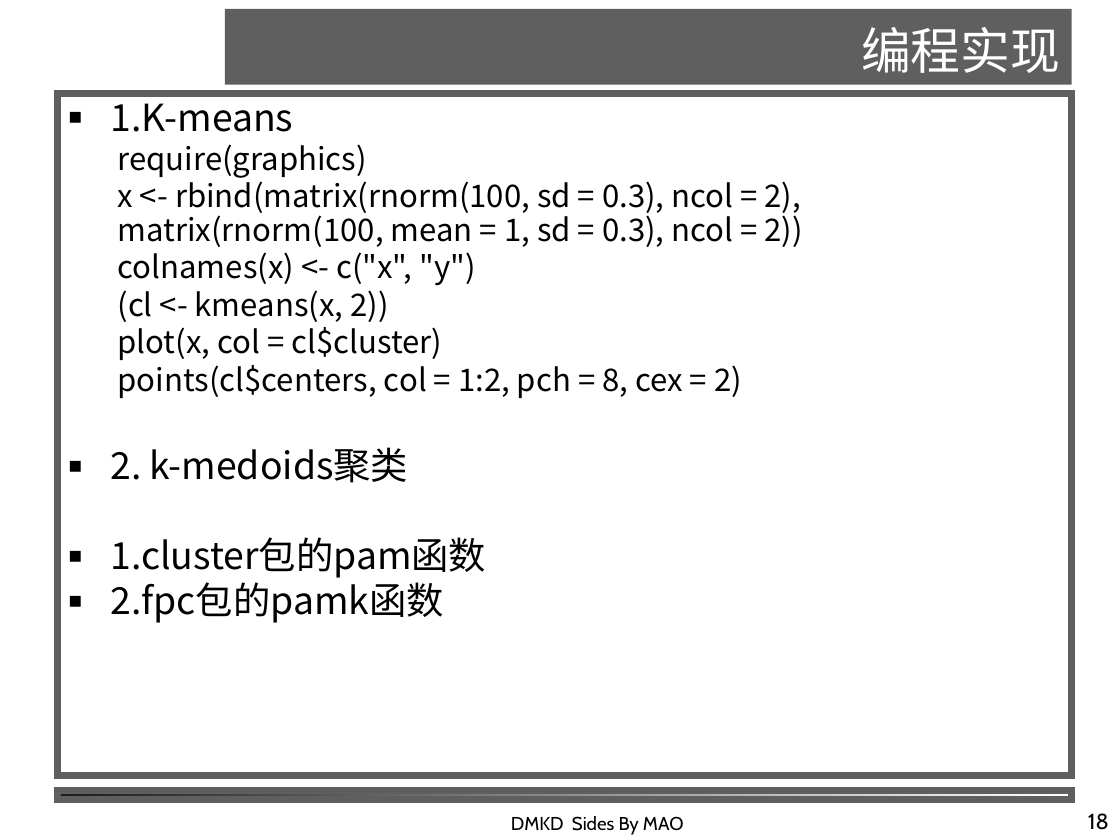
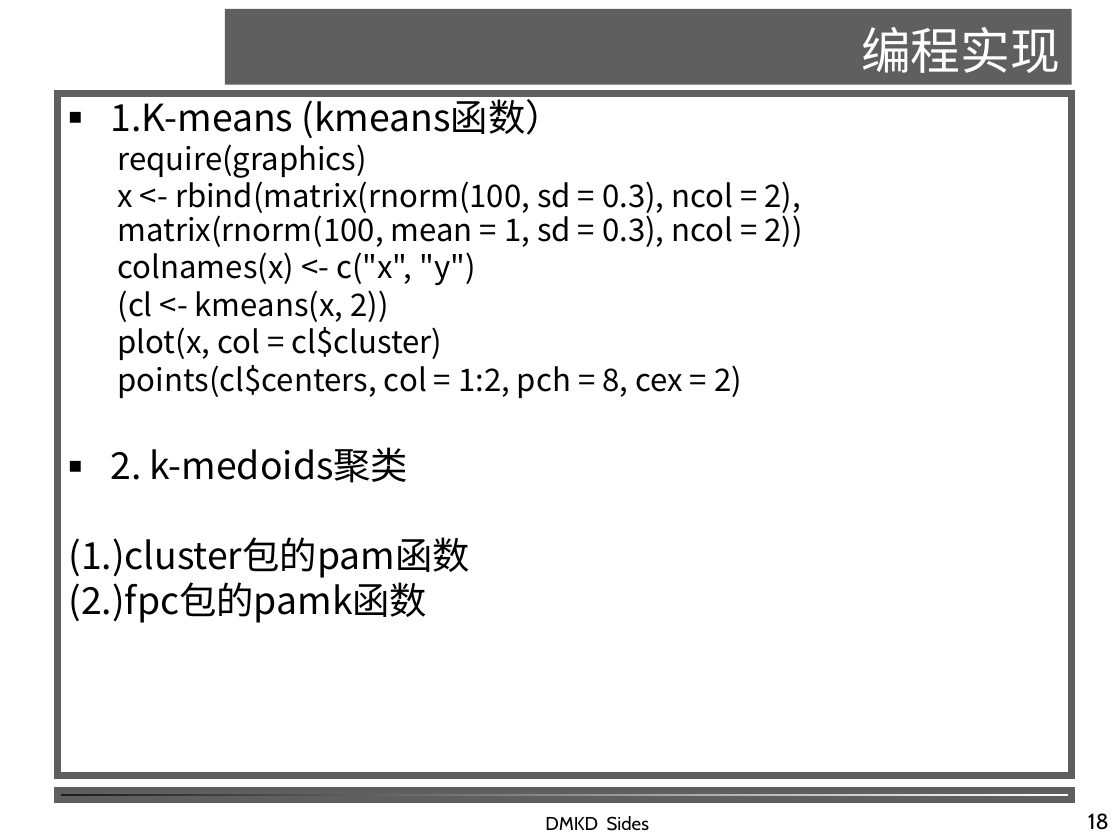
Before and after one commit to shfkuang/shfkuang.github.io, a slide deck: slide 18 of dm/ch5.2.ppt. Drawn at 1120x840 pixels with LibreOffice and Linux fonts; fonts in the diff are those of the drawing; background and template pictures are left out. Boxes give left, top, right and bottom in pixels: in the first picture for what was removed or moved away, otherwise in the second. Text is boxed around its words. In the diff, an @@ line names an element or a change of style, - is before the commit and + after.

```diff
--- a/dm/ch5.2.ppt
+++ b/dm/ch5.2.ppt
@@ text at (111,93,563,138): text changed @@
-■ 1.K-means
+■ 1.K-means (kmeans函数）
@@ text at (69,537,470,623): text changed @@
-■ 1.cluster包的pam函数
-■ 2.fpc包的pamk函数
+(1.)cluster包的pam函数
+(2.)fpc包的pamk函数
@@ text at (545,816,649,831): text changed @@
-DMKD Sides By MAO
+DMKD Sides
```
Also in this commit, not shown: 17 other slides changed, 3 other files.
